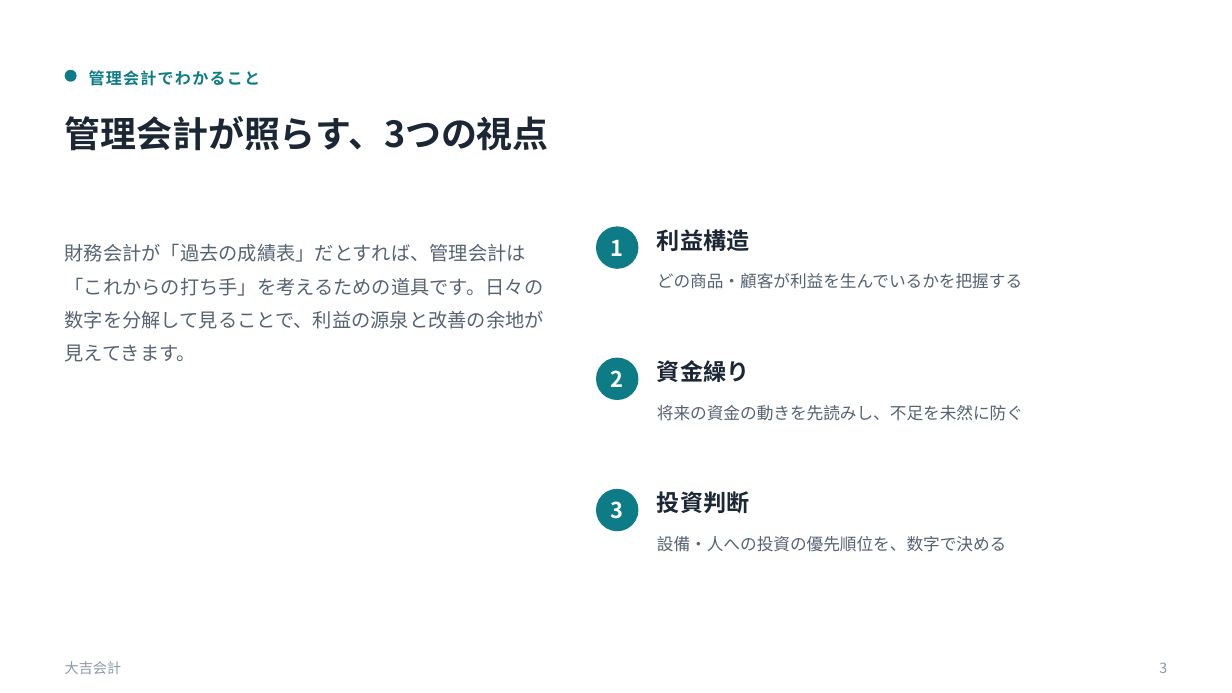
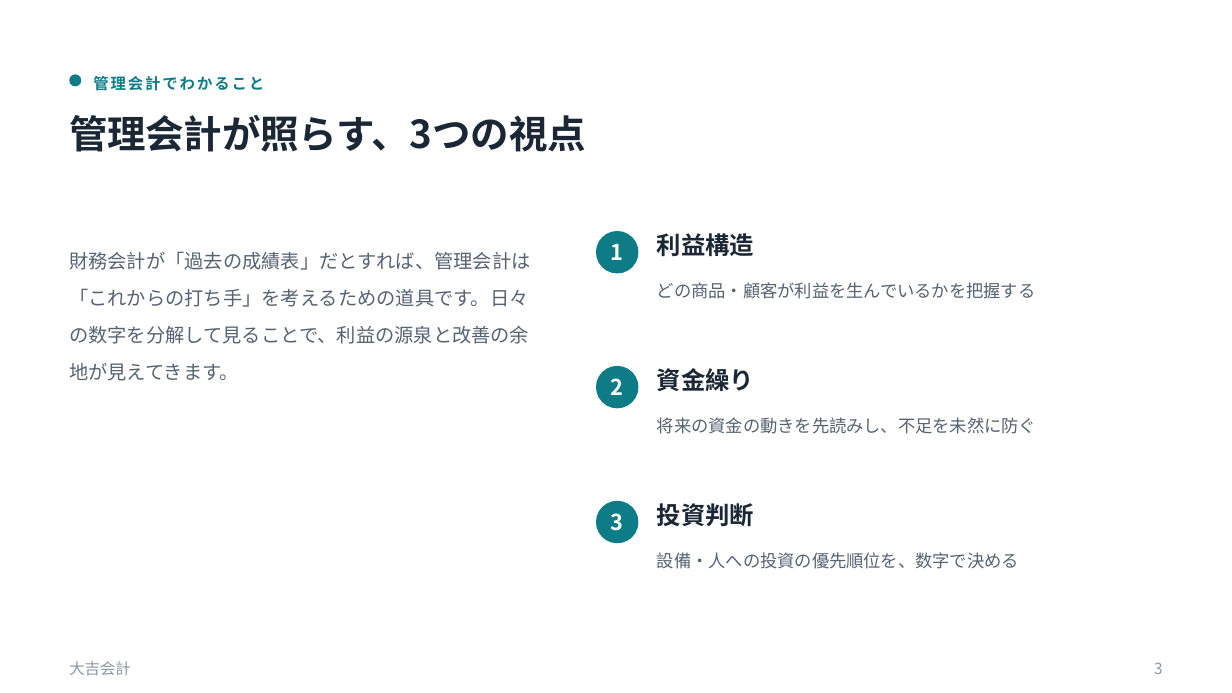
Before and after one commit to daikichi-lab/design-system-plugin, a slide deck: slide 3 of pptx-creation-plugin/examples/seminar-kanrikaikei/out/deck.pptx. Drawn at 1232x693 pixels with LibreOffice and Linux fonts; fonts in the diff are those of the drawing. Boxes give left, top, right and bottom in pixels: in the first picture for what was removed or moved away, otherwise in the second. Text is boxed around its words. In the diff, an @@ line names an element or a change of style, - is before the commit and + after.

```diff
--- a/pptx-creation-plugin/examples/seminar-kanrikaikei/out/deck.pptx
+++ b/pptx-creation-plugin/examples/seminar-kanrikaikei/out/deck.pptx
@@ ellipse: place and size @@
-ellipse at box(65, 70, 77, 82)
+ellipse at box(69, 75, 81, 87)
@@ text "管理会計でわかること" at box(93, 76, 264, 91): size 12.5 to 12 pt, letter spacing 1 to 1.5 pt @@
@@ text "管理会計が照らす、3つの視点" at box(69, 115, 586, 152): size 28 to 30 pt, letter spacing 0 to -0.2 pt; line spacing 1.12 to 1.08 @@
@@ text "財務会計が「過去の成績表」だとすれば、管理会計は「これからの打ち手」を考えるための道具です。日々の数字を分解して見ること ..." at box(69, 251, 530, 381): line spacing 1.45 to 1.6 @@
@@ text "1": place and size @@
-text "1" at box(611, 240, 624, 256)
+text "1" at box(611, 244, 624, 260)
@@ ellipse: place and size @@
-ellipse at box(596, 226, 639, 269)
+ellipse at box(596, 231, 639, 274)
@@ text "どの商品・顧客が利益を生んでいるかを把握する": place and size @@
-text "どの商品・顧客が利益を生んでいるかを把握する" at box(657, 273, 1022, 289)
+text "どの商品・顧客が利益を生んでいるかを把握する" at box(657, 282, 1035, 299)
@@ text "資金繰り": place and size @@
-text "資金繰り" at box(657, 360, 749, 382)
+text "資金繰り" at box(657, 368, 754, 391)
@@ text "将来の資金の動きを先読みし、不足を未然に防ぐ": place and size @@
-text "将来の資金の動きを先読みし、不足を未然に防ぐ" at box(657, 405, 1023, 421)
+text "将来の資金の動きを先読みし、不足を未然に防ぐ" at box(657, 417, 1036, 434)
@@ 2 texts, 2 ellipses: place and size @@
-2 texts, 2 ellipses at box(596, 358, 639, 531)
+2 texts, 2 ellipses at box(596, 366, 639, 543)
@@ size 18 to 19 pt in 3 elements at box(657, 233, 754, 256), box(657, 368, 754, 391), box(657, 503, 754, 526) @@
@@ text "投資判断": place and size @@
-text "投資判断" at box(657, 491, 749, 513)
+text "投資判断" at box(657, 503, 754, 526)
@@ size 13 to 13.5 pt; line spacing 1.3 to 1.4 in 3 elements at box(657, 282, 1035, 299), box(657, 417, 1036, 434), box(657, 552, 1019, 569) @@
@@ text "設備・人への投資の優先順位を、数字で決める": place and size @@
-text "設備・人への投資の優先順位を、数字で決める" at box(657, 536, 1007, 552)
+text "設備・人への投資の優先順位を、数字で決める" at box(657, 552, 1019, 569)
@@ text "大吉会計" at box(69, 661, 131, 675): size 11 to 12 pt @@
@@ text "3" at box(1154, 662, 1163, 674): size 11 to 12 pt @@
```
Also in this commit, not shown: 5 other slides changed, 25 other files.
